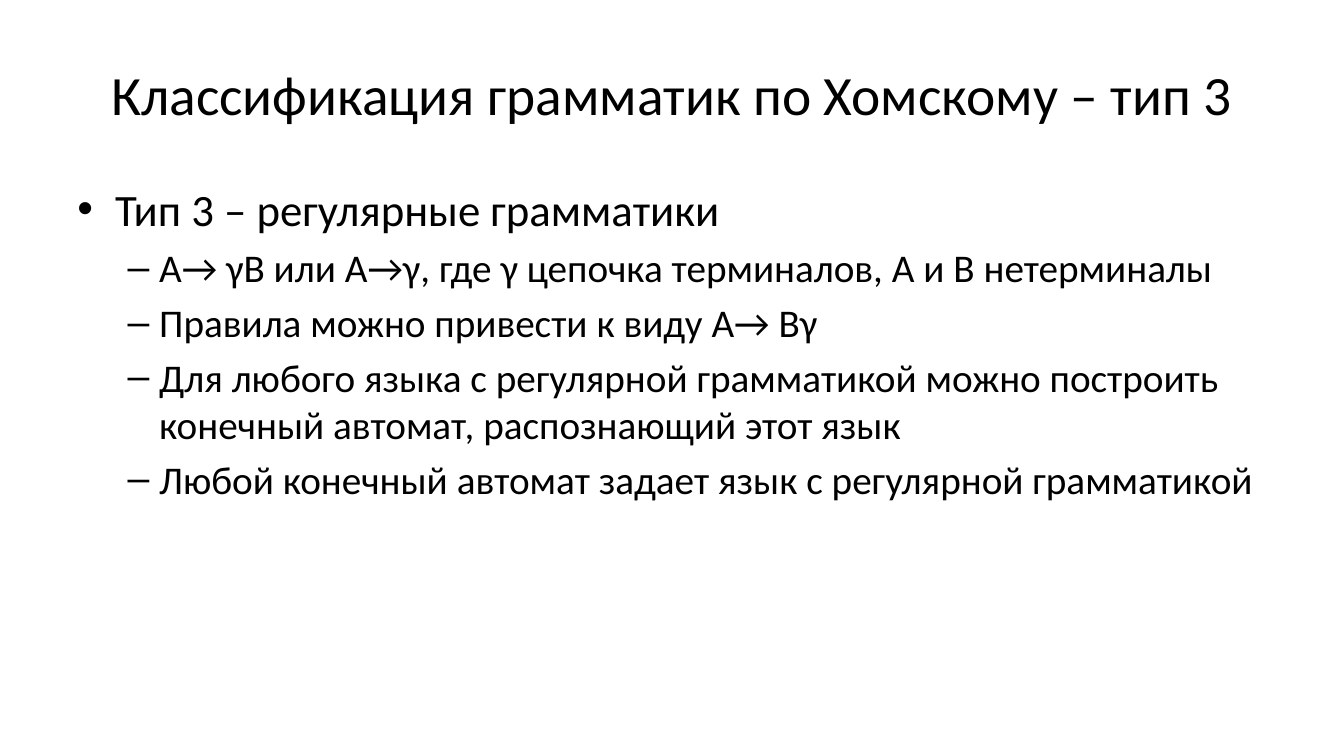
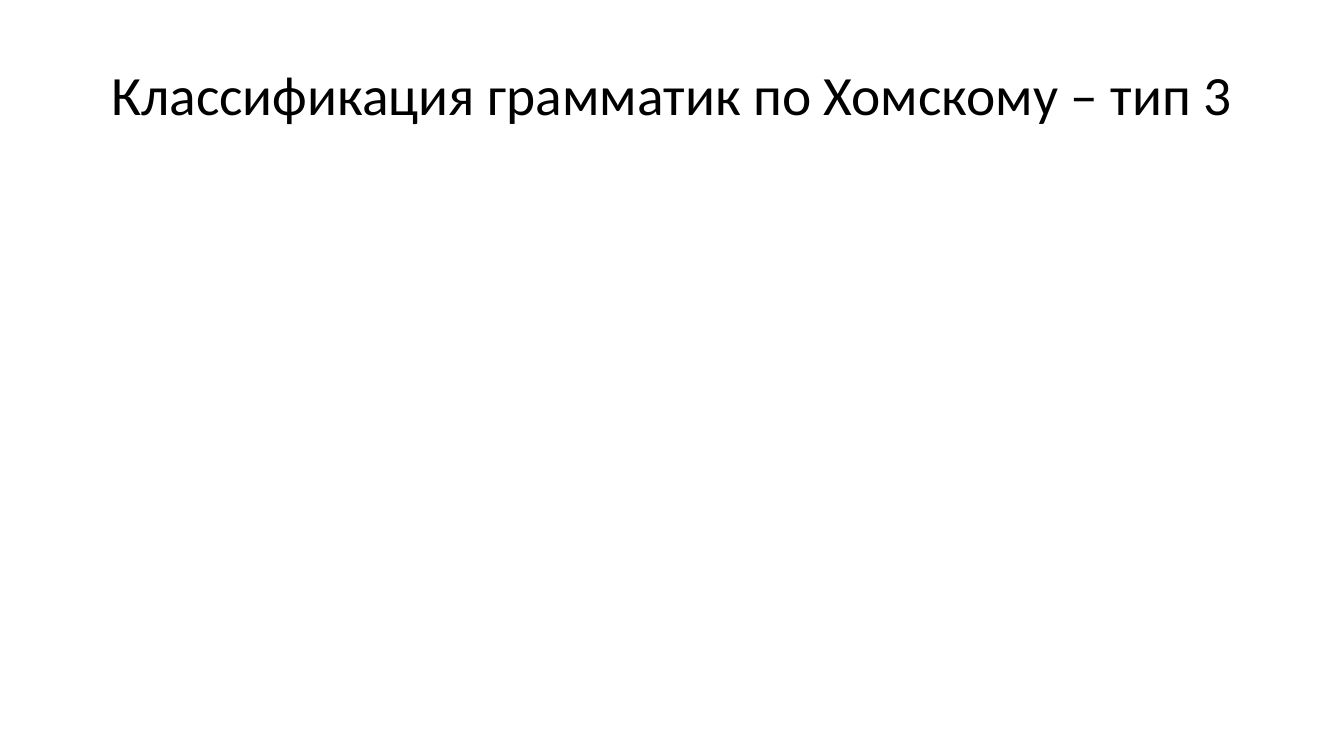
Before and after one commit to Evgueni-Petrov-aka-espetrov/Algorithms-and-Programming-in-C-pptx, a slide deck: slide 104 of 24 Элементы теории языков.pptx (slide 26 before the commit). Drawn at 1344x756 pixels with LibreOffice and Linux fonts; fonts in the diff are those of the drawing. Boxes give left, top, right and bottom in pixels: in the first picture for what was removed or moved away, otherwise in the second. Text is boxed around its words. In the diff, an @@ line names an element or a change of style, - is before the commit and + after.

Commit message:
добавил построение первого и следующего наборов и таблицы грамматики; сделал более понятный вывод в примерах

```diff
--- a/24 Элементы теории языков.pptx
+++ b/24 Элементы теории языков.pptx
@@ text removed at (115, 197, 1252, 501) @@
-• Тип 3 – регулярные грамматики
-  – A→ γB или A→γ, где γ цепочка терминалов, А и В нетерминалы
-  – Правила можно привести к виду A→ Bγ
-  – Для любого языка с регулярной грамматикой можно построить конечный автомат, распознающий этот язык
-  – Любой конечный автомат задает язык с регулярной грамматикой
```
Also in this commit, not shown: 24 other slides changed, 197 slides added, 2 slides removed.
